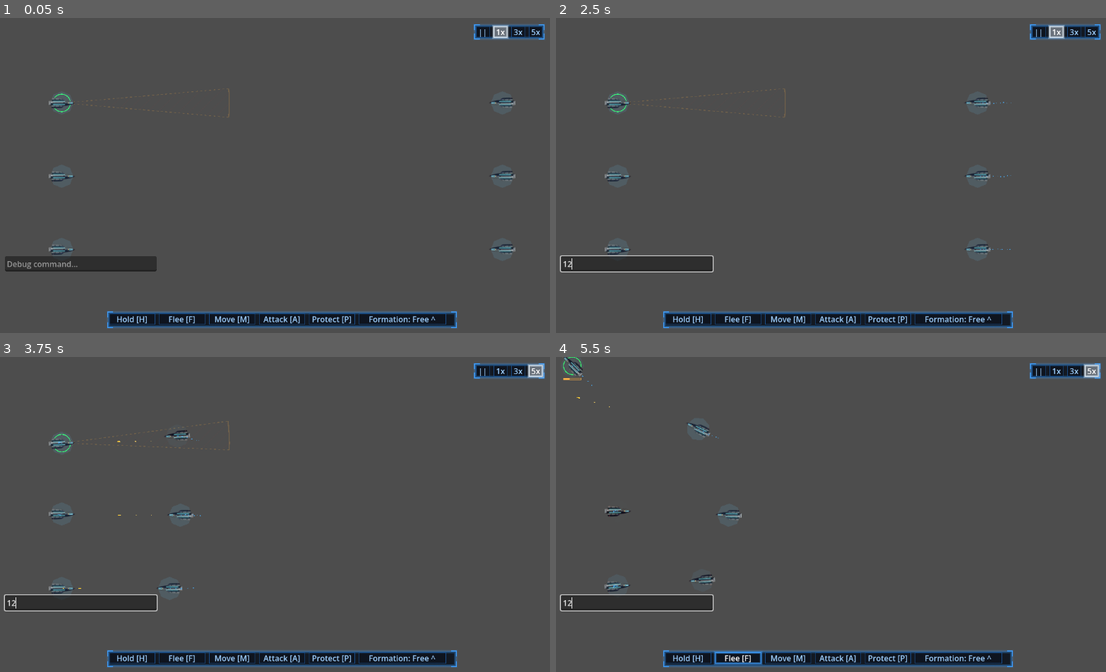
Above: before the commit, frames 1-4 (two rows, left to right).
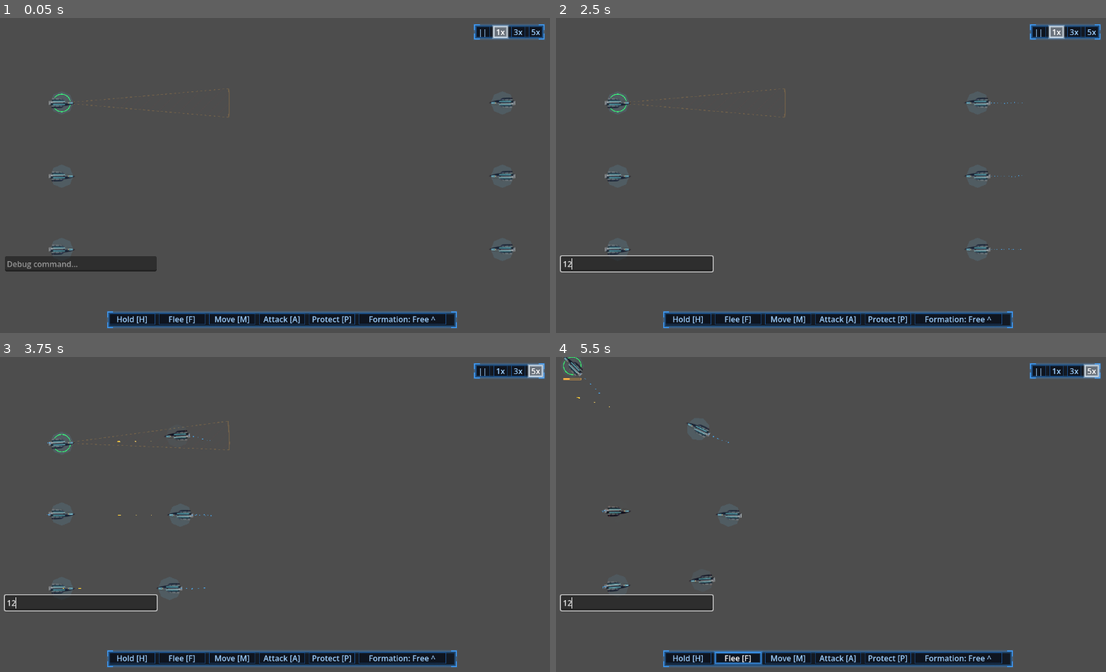
Above: after the commit, the same moments.

Repository: darthlemi/SpaceGame
Game: Godot game, scene res://scenes/combat/combat_scene.tscn
The game is run twice, just before and just after one commit, with the same random seed, the same clock (stepped at 60 frames per second) and the same inputs. This scene is started directly instead of the project's main scene.
Inputs (mouse positions are in pixels of both pictures, inside the frame that each line leads up to):
- Up to frame 1 (0.05 s): no input
- Up to frame 2 (2.5 s): click (638, 263) at 0.52 s; type "12" at 0.6 s; click "||" at 1.25 s; click "1x" at 2 s
- Up to frame 3 (3.75 s): click "3x" at 2.75 s; click "5x" at 3.5 s
- Up to frame 4 (5.5 s): click "Hold [H]" at 4.25 s; click "Flee [F]" at 5 s

Frame 1 is identical in both runs. In frame 2, less than 0.1% of the frame differs, in the area x 77-85%, y 26-74%; in frame 3, less than 0.1%, in the area x 8-39%, y 24-74%; in frame 4, less than 0.1%.

Commit message:
Fix engine trail VFX spawning from ship center instead of engine position
EngineTrail nodes had no position set, defaulting to (0,0) at the ship's
pivot, while the Engine node they represent sits at the back of the hull.

Diff:
--- a/scenes/ship/ship.tscn
+++ b/scenes/ship/ship.tscn
@@ -75,6 +75,7 @@
 color = Color(0.3, 0.3, 0.3, 0.8)
 
 [node name="EngineTrail" type="CPUParticles2D" parent="VFX"]
+position = Vector2(-8, 0)
 emitting = false
 amount = 10
 lifetime = 0.4
--- a/scenes/ship/ship_capital.tscn
+++ b/scenes/ship/ship_capital.tscn
@@ -90,6 +90,7 @@
 color = Color(0.3, 0.3, 0.3, 0.8)
 
 [node name="EngineTrail" type="CPUParticles2D" parent="VFX"]
+position = Vector2(-53, 0)
 emitting = false
 amount = 10
 lifetime = 0.4
--- a/scenes/ship/ship_corvette.tscn
+++ b/scenes/ship/ship_corvette.tscn
@@ -80,6 +80,7 @@
 color = Color(0.3, 0.3, 0.3, 0.8)
 
 [node name="EngineTrail" type="CPUParticles2D" parent="VFX"]
+position = Vector2(-30, 0)
 emitting = false
 amount = 10
 lifetime = 0.4
--- a/scenes/ship/ship_freighter.tscn
+++ b/scenes/ship/ship_freighter.tscn
@@ -73,6 +73,7 @@
 color = Color(0.3, 0.3, 0.3, 0.8)
 
 [node name="EngineTrail" type="CPUParticles2D" parent="VFX"]
+position = Vector2(-45, 0)
 emitting = false
 amount = 10
 lifetime = 0.4
